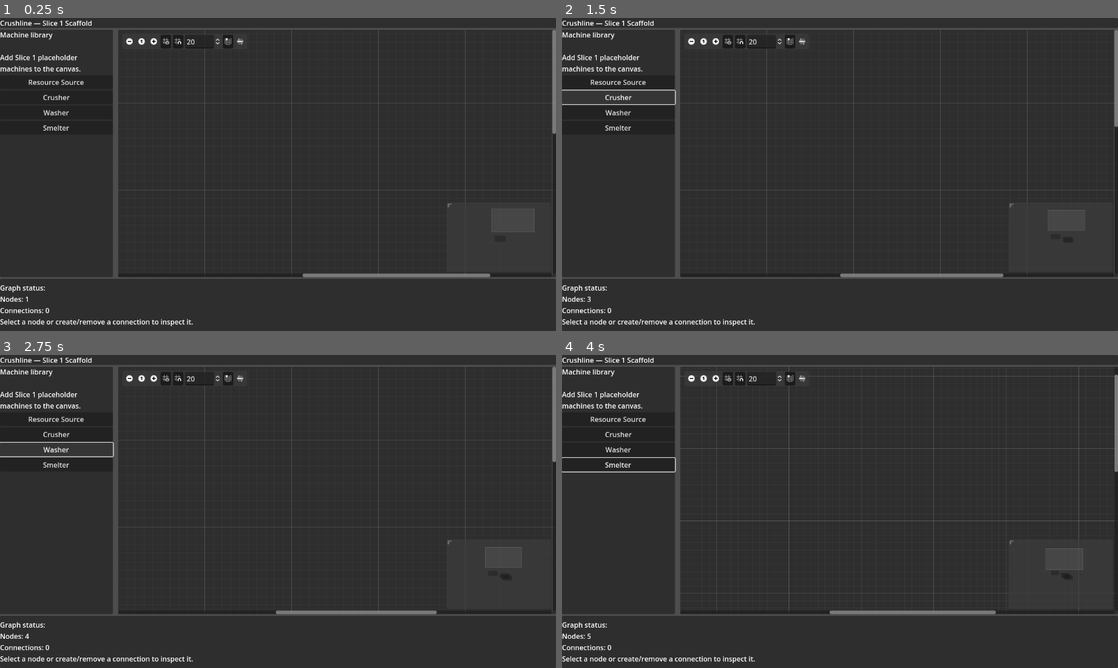
Above: before the commit, frames 1-4 (two rows, left to right).
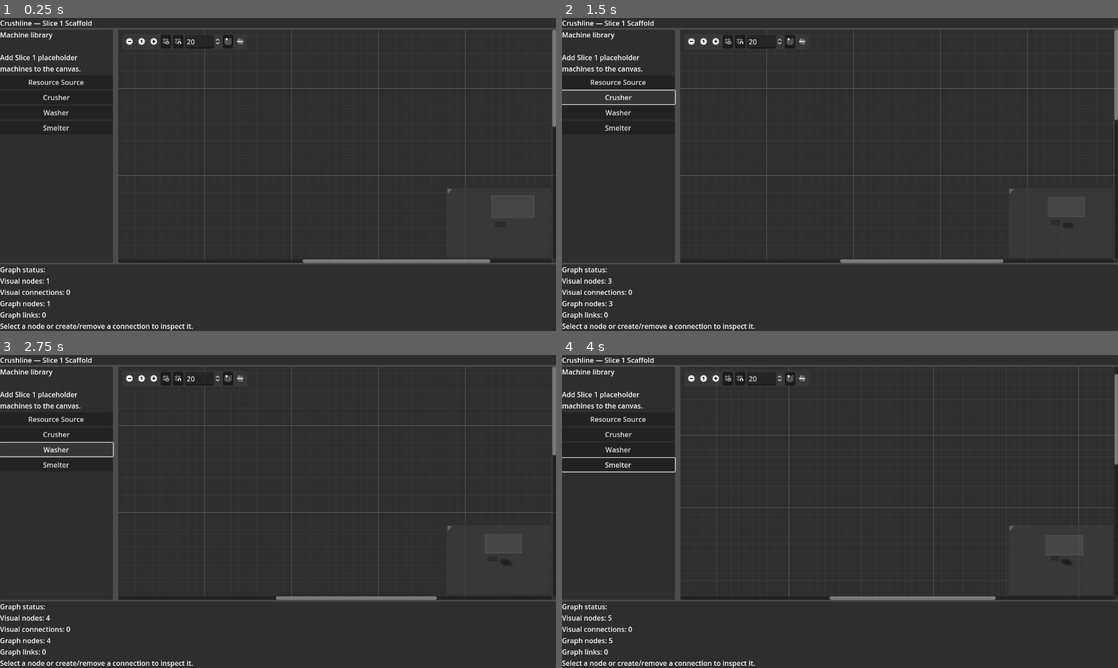
Above: after the commit, the same moments.

Repository: killerbearddude/Crushline-Godot
Game: Godot game, scene res://scenes/main/Main.tscn
Same seed, same stepped clock (60 frames per second), same inputs: the game is played once before the commit and once after it.
Inputs (mouse positions are in pixels of both pictures, inside the frame that each line leads up to):
- Up to frame 1 (0.25 s): no input
- Up to frame 2 (1.5 s): click "Resource Source" at 0.5 s; click "Crusher" at 1.25 s
- Up to frame 3 (2.75 s): click "Washer" at 2 s
- Up to frame 4 (4 s): click "Smelter" at 2.75 s; click (689, 380) at 3.5 s

The runs differ from the first frame. In frame 1, 3.3% of the frame differs, in the area x 0-100%, y 22-100%; in frame 2, 3.2%; in frame 3, 3.2%; in frame 4, 3.6%, in the area x 0-100%, y 6-100%.

Commit message:
Build graph model from canvas

Diff:
--- a/scripts/ui/graph_view_controller.gd
+++ b/scripts/ui/graph_view_controller.gd
@@ -4,9 +4,11 @@
 
 const TEST_NODE_NAME := "TestResourceSourceNode"
 const MACHINE_GRAPH_NODE_SCENE_PATH := "res://scenes/graph/MachineGraphNode.tscn"
+const CanvasAdapter = preload("res://scripts/graph/canvas_adapter.gd")
 const PORT_TYPE_RESOURCE := 0
 
 var next_node_index := 0
+var graph_model: RefCounted = null
 
 func _ready() -> void:
 	add_valid_connection_type(PORT_TYPE_RESOURCE, PORT_TYPE_RESOURCE)
@@ -17,6 +19,7 @@
 	node_selected.connect(_on_node_selected)
 	node_deselected.connect(_on_node_deselected)
 	_create_test_resource_source_node()
+	_refresh_graph_model()
 
 
 func add_placeholder_machine_node(machine_display_name: String, input_port_label: String, output_port_label: String) -> void:
@@ -24,10 +27,12 @@
 	var node_name := "%sNode%d" % [machine_display_name.replace(" ", ""), next_node_index]
 	var position := Vector2(360.0 + (next_node_index * 40.0), 120.0 + (next_node_index * 30.0))
 	_create_machine_node(node_name, machine_display_name, input_port_label, output_port_label, position)
+	_refresh_graph_model()
 	status_text_changed.emit(_describe_graph_status())
 
 
 func describe_graph_status() -> String:
+	_refresh_graph_model()
 	return _describe_graph_status()
 
 
@@ -43,6 +48,7 @@
 		return
 
 	connect_node(from_node, from_port, to_node, to_port)
+	_refresh_graph_model()
 	var added_text := _describe_connection("Connection added", from_node, from_port, to_node, to_port)
 	print(added_text)
 	status_text_changed.emit(added_text)
@@ -50,6 +56,7 @@
 
 func _on_disconnection_request(from_node: StringName, from_port: int, to_node: StringName, to_port: int) -> void:
 	disconnect_node(from_node, from_port, to_node, to_port)
+	_refresh_graph_model()
 	var removed_text := _describe_connection("Connection removed", from_node, from_port, to_node, to_port)
 	print(removed_text)
 	status_text_changed.emit(removed_text)
@@ -58,6 +65,12 @@
 func _on_node_selected(node: Node) -> void:
 	var graph_node := node as GraphNode
 	if graph_node == null:
+		return
+
+	_refresh_graph_model()
+	var node_record = graph_model.node_records.get(String(graph_node.name))
+	if node_record != null:
+		status_text_changed.emit(node_record.describe())
 		return
 
 	status_text_changed.emit(
@@ -72,6 +85,7 @@
 
 
 func _on_node_deselected(_node: Node) -> void:
+	_refresh_graph_model()
 	status_text_changed.emit(_describe_graph_status())
 
 
@@ -94,12 +108,29 @@
 	add_child(graph_node)
 
 
+func _refresh_graph_model() -> void:
+	graph_model = CanvasAdapter.build_model(self)
+
+
 func _describe_connection(action: String, from_node: StringName, from_port: int, to_node: StringName, to_port: int) -> String:
-	return "%s:\n%s[%d] -> %s[%d]\nConnections: %d" % [action, from_node, from_port, to_node, to_port, get_connection_list().size()]
+	return "%s:\n%s[%d] -> %s[%d]\nVisual connections: %d\nGraph links: %d" % [
+		action,
+		from_node,
+		from_port,
+		to_node,
+		to_port,
+		get_connection_list().size(),
+		graph_model.link_count(),
+	]
 
 
 func _describe_graph_status() -> String:
-	return "Graph status:\nNodes: %d\nConnections: %d\nSelect a node or create/remove a connection to inspect it." % [_count_graph_nodes(), get_connection_list().size()]
+	return "Graph status:\nVisual nodes: %d\nVisual connections: %d\nGraph nodes: %d\nGraph links: %d\nSelect a node or create/remove a connection to inspect it." % [
+		_count_graph_nodes(),
+		get_connection_list().size(),
+		graph_model.node_count(),
+		graph_model.link_count(),
+	]
 
 
 func _count_graph_nodes() -> int:
